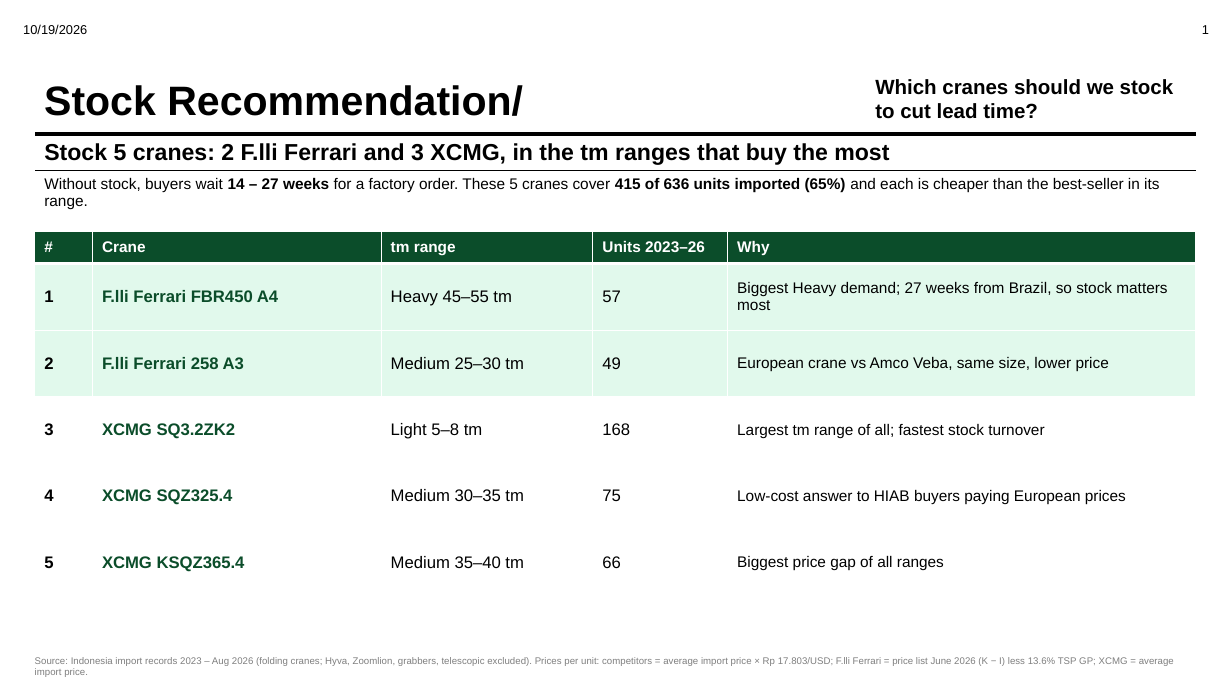
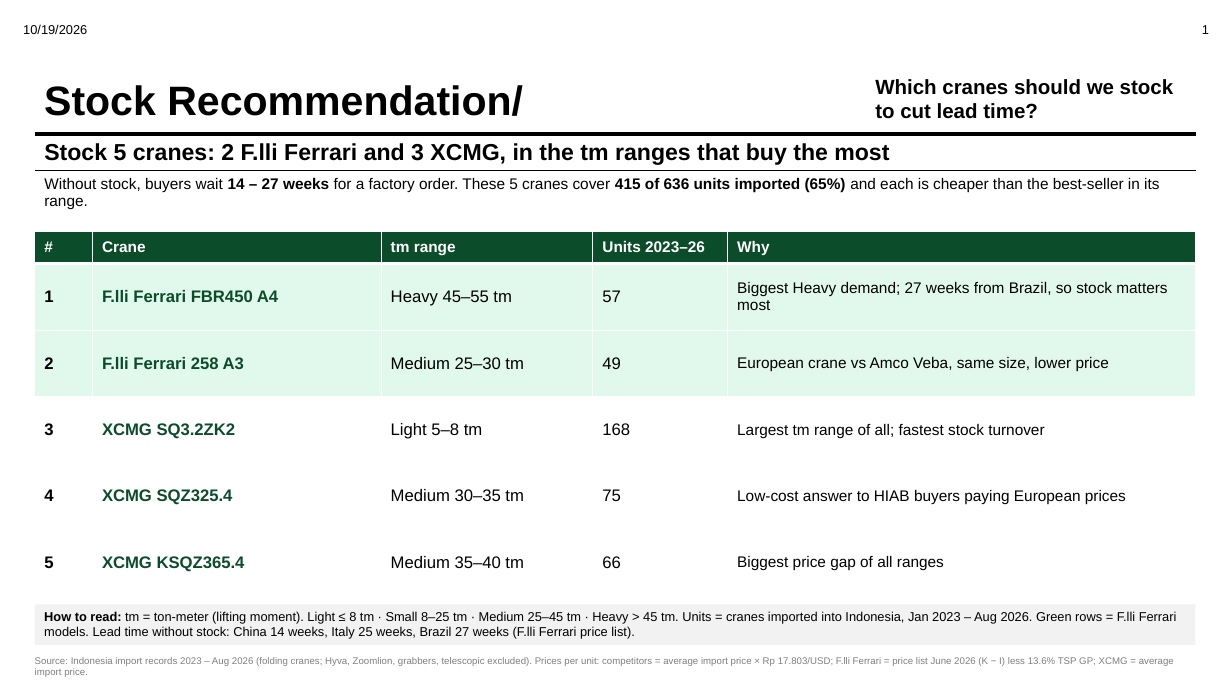
Before and after one commit to Godson7777/6month, a slide deck: slide 1 of nedp_deck/v7/Stock_Recommendation_5.pptx. Drawn at 1232x693 pixels with LibreOffice and Linux fonts; fonts in the diff are those of the drawing. Boxes give left, top, right and bottom in pixels: in the first picture for what was removed or moved away, otherwise in the second. Text is boxed around its words. In the diff, an @@ line names an element or a change of style, - is before the commit and + after.

```diff
--- a/nedp_deck/v7/Stock_Recommendation_5.pptx
+++ b/nedp_deck/v7/Stock_Recommendation_5.pptx
@@ rectangle added at <box>35,604,1196,645</box>, fill #F2F2F2 @@
@@ text added at <box>44,611,1177,639</box>, 10 pt, text #000000 @@
+How to read: tm = ton-meter (lifting moment). Light ≤ 8 tm · Small 8–25 tm · Medium 25–45 tm · Heavy > 45 tm. Units = cranes imported into Indonesia, Jan 2023 – Aug 2026. Green rows = F.lli Ferrari models. Lead time without stock: China 14 weeks, Italy 25 weeks, Brazil 27 weeks (F.lli Ferrari price list).
```
Also in this commit, not shown: 2 other slides changed, 1 other file.
